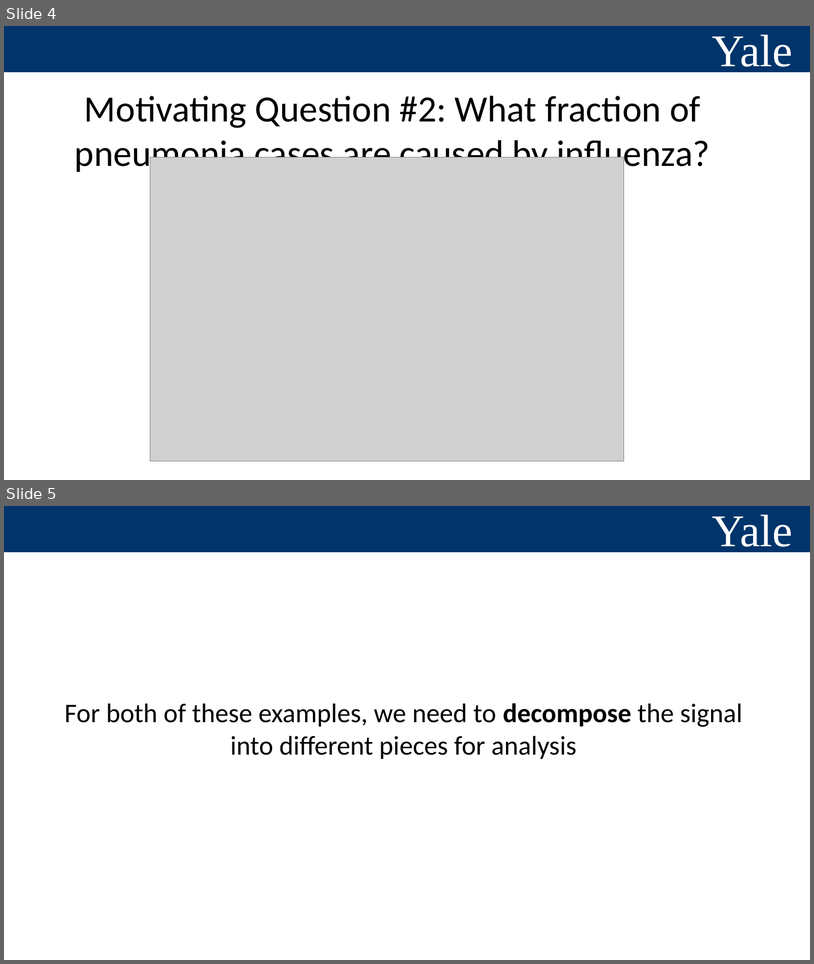
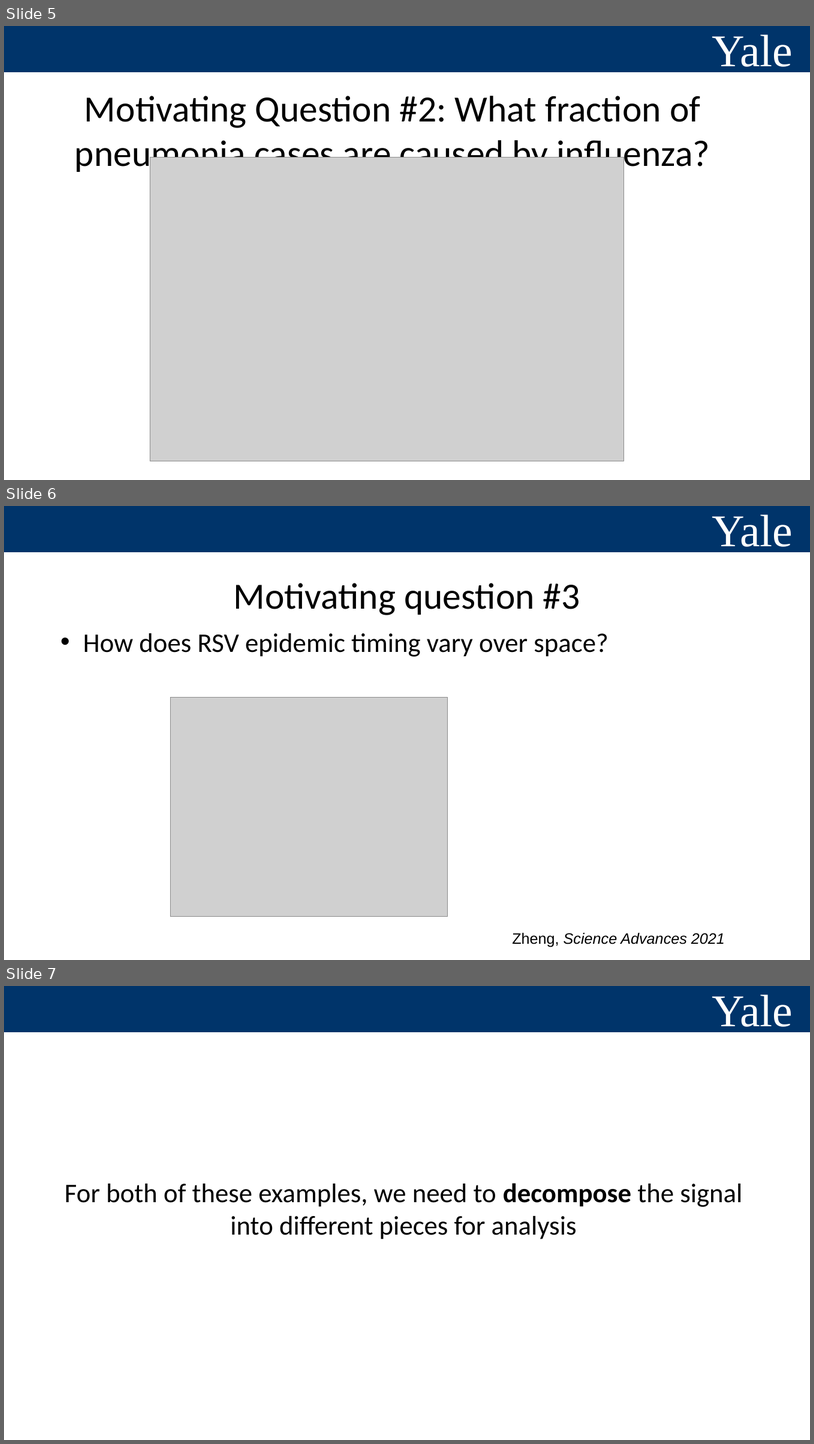
Before and after one commit to weinbergerlab/quant_meth_id, a slide deck: ginny class.pptx. Shown one above the other, each under a label of ours: slides 4 and 5 before the commit, slides 5, 6 and 7 after it. The pictures are 814x964 and 814x1444 pixels, drawn with LibreOffice and Linux fonts; fonts in the diff are those of the drawing; grey boxes stand for pictures. Boxes give left, top, right and bottom in pixels: in the first picture for what was removed or moved away, otherwise in the second. Text is boxed around its words. In the diff, an @@ line names an element or a change of style, - is before the commit and + after.

```diff
--- a/ginny class.pptx
+++ b/ginny class.pptx
@@ slide 6 added at [4,506,810,960], background #FFFFFF; not listed: 3 template elements that a slide beside it also shows @@
@@ title added at [233,583,581,615], 44 pt, text #000000 @@
+Motivating question #3
@@ text added at [83,633,608,657], 32 pt, text #000000 @@
+• How does RSV epidemic timing vary over space?
@@ picture added at [170,697,447,916] @@
@@ text added at [512,932,725,947], 18 pt, text #000000, italic @@
+Zheng, Science Advances 2021
@@ what was slide 4 is now slide 5 @@
@@ what was slide 5 is now slide 7 @@
```
Also in this commit, not shown: 1 slide changed, 1 other slide added.
